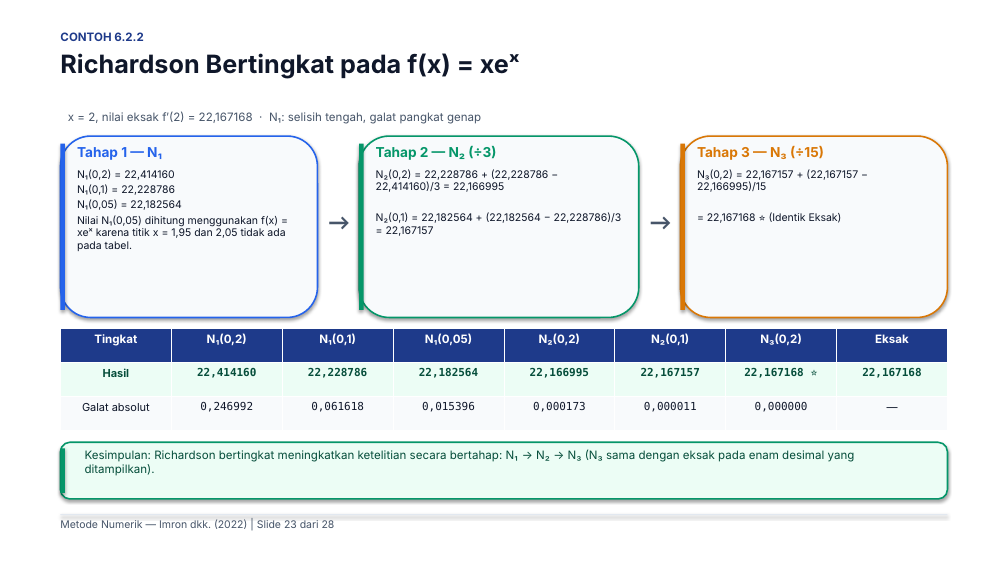
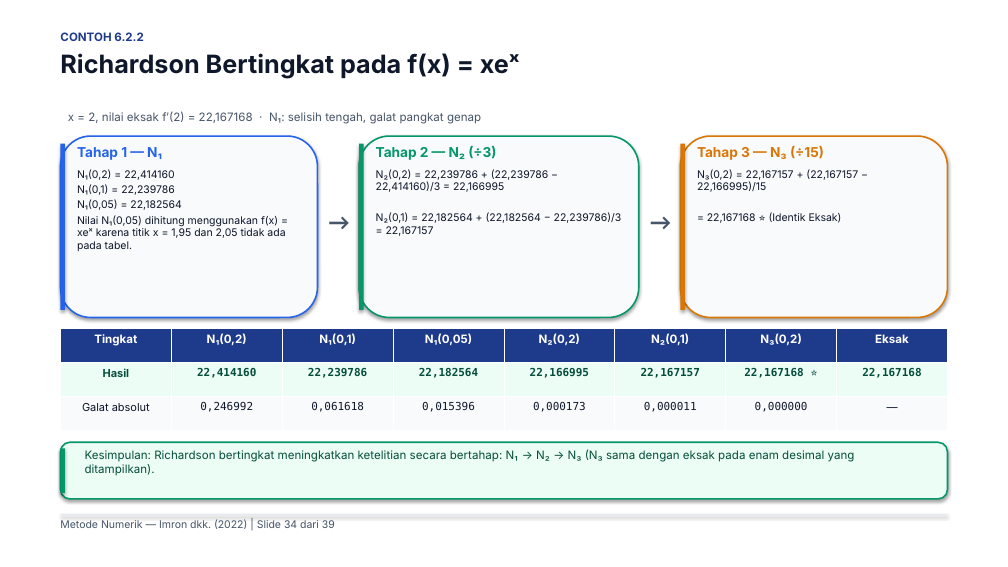
Before and after one commit to Moreyartea/Diferensiasi-Numerik, a slide deck: slide 34 of Diferensiasi_Numerik.pptx (slide 23 before the commit). Drawn at 1008x567 pixels with LibreOffice and Linux fonts; fonts in the diff are those of the drawing. Boxes give left, top, right and bottom in pixels: in the first picture for what was removed or moved away, otherwise in the second. Text is boxed around its words. In the diff, an @@ line names an element or a change of style, - is before the commit and + after.

```diff
--- a/Diferensiasi_Numerik.pptx
+++ b/Diferensiasi_Numerik.pptx
@@ text at [376, 169, 622, 236]: text changed @@
-N₂(0,2) = 22,228786 + (22,228786 − 22,414160)/3 = 22,166995
-N₂(0,1) = 22,182564 + (22,182564 − 22,228786)/3 = 22,167157
+N₂(0,2) = 22,239786 + (22,239786 − 22,414160)/3 = 22,166995
+N₂(0,1) = 22,182564 + (22,182564 − 22,239786)/3 = 22,167157
@@ text at [77, 184, 175, 195]: text changed @@
-N₁(0,1) = 22,228786
+N₁(0,1) = 22,239786
@@ table at [60, 329, 950, 431] @@
-row 2, column 3: 22,228786
+row 2, column 3: 22,239786
@@ text at [60, 519, 335, 529]: text changed @@
-Metode Numerik — Imron dkk. (2022) | Slide 23 dari 28
+Metode Numerik — Imron dkk. (2022) | Slide 34 dari 39
```
Also in this commit, not shown: 23 other slides changed, 14 slides added, 3 slides removed, 6 other files.
